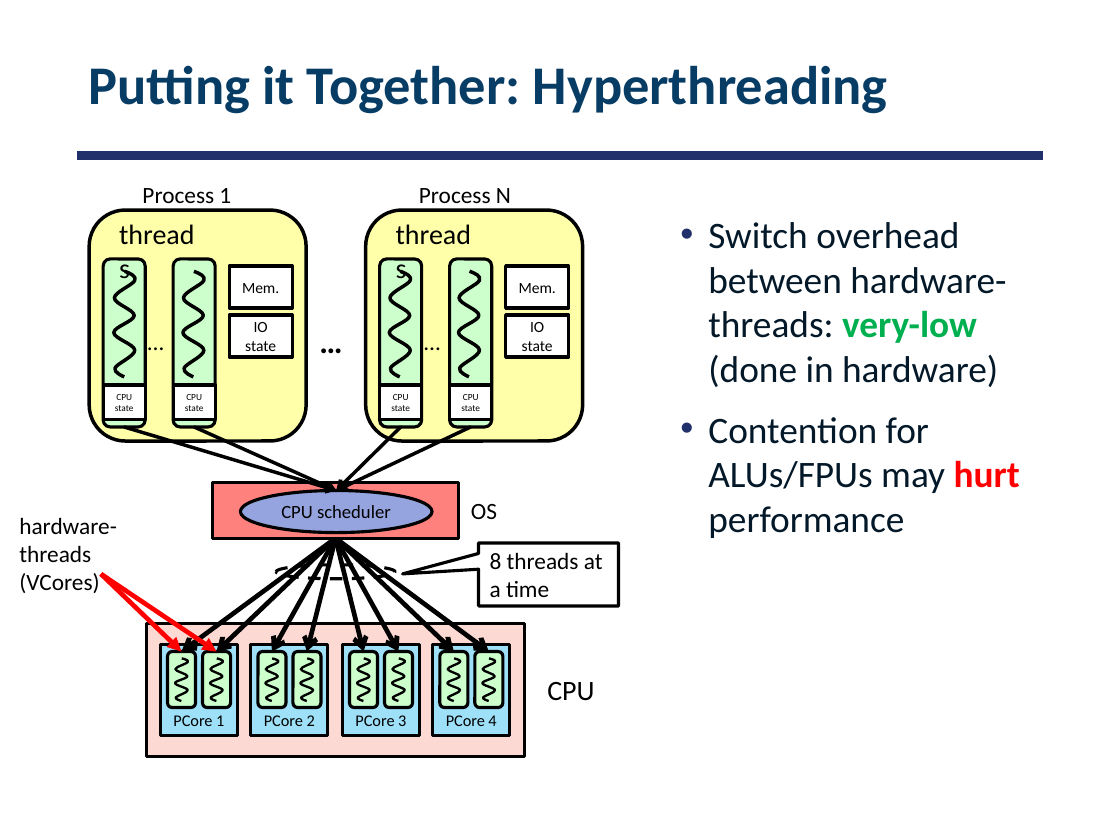
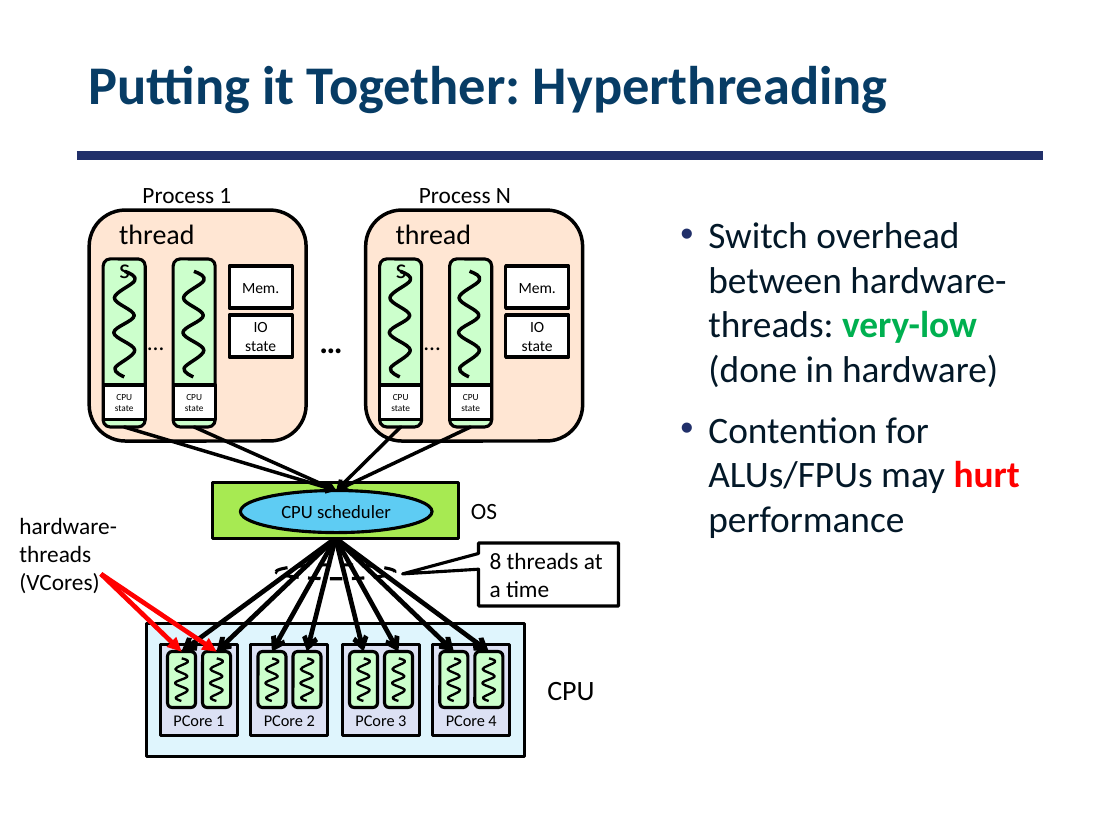
Before and after one commit to smajidzahedi/ECE350, a slide deck: slide 49 of 02-concepts.pptx. Drawn at 1120x840 pixels with LibreOffice and Linux fonts; fonts in the diff are those of the drawing. Boxes give left, top, right and bottom in pixels: in the first picture for what was removed or moved away, otherwise in the second. Text is boxed around its words. In the diff, an @@ line names an element or a change of style, - is before the commit and + after.

```diff
--- a/02-concepts.pptx
+++ b/02-concepts.pptx
@@ rounded rectangle at box(90, 211, 307, 441): fill #FFFFAA to #FFE6D3 @@
@@ rounded rectangle at box(365, 211, 582, 441): fill #FFFFAA to #FFE6D3 @@
@@ rectangle at box(213, 483, 458, 539): fill #FF817E to #A7EA52 @@
@@ ellipse "CPU scheduler" at box(241, 491, 432, 533): fill #95A4DE to #5ECCF3 @@
@@ rectangle at box(147, 624, 525, 757): fill #FCD9D3 to #DFF5FD @@
@@ fill #9EE0F8 to #DCE1F4 in 4 elements at box(160, 645, 237, 736), box(251, 645, 328, 736), box(343, 645, 420, 736), box(432, 645, 510, 736) @@
```
Also in this commit, not shown: 11 other slides changed, 1 slide added, 1 slide removed, 21 other files.
